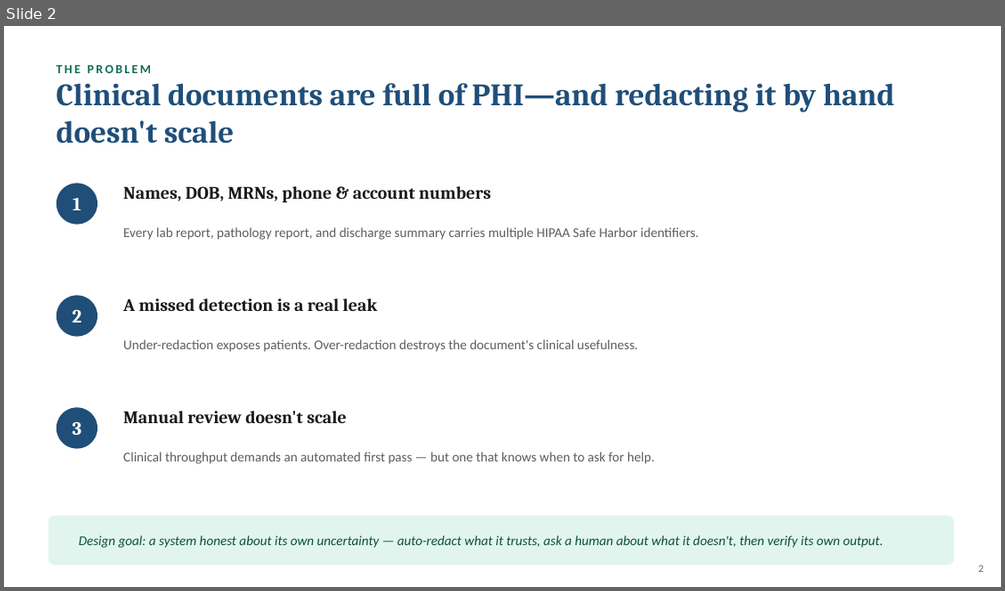
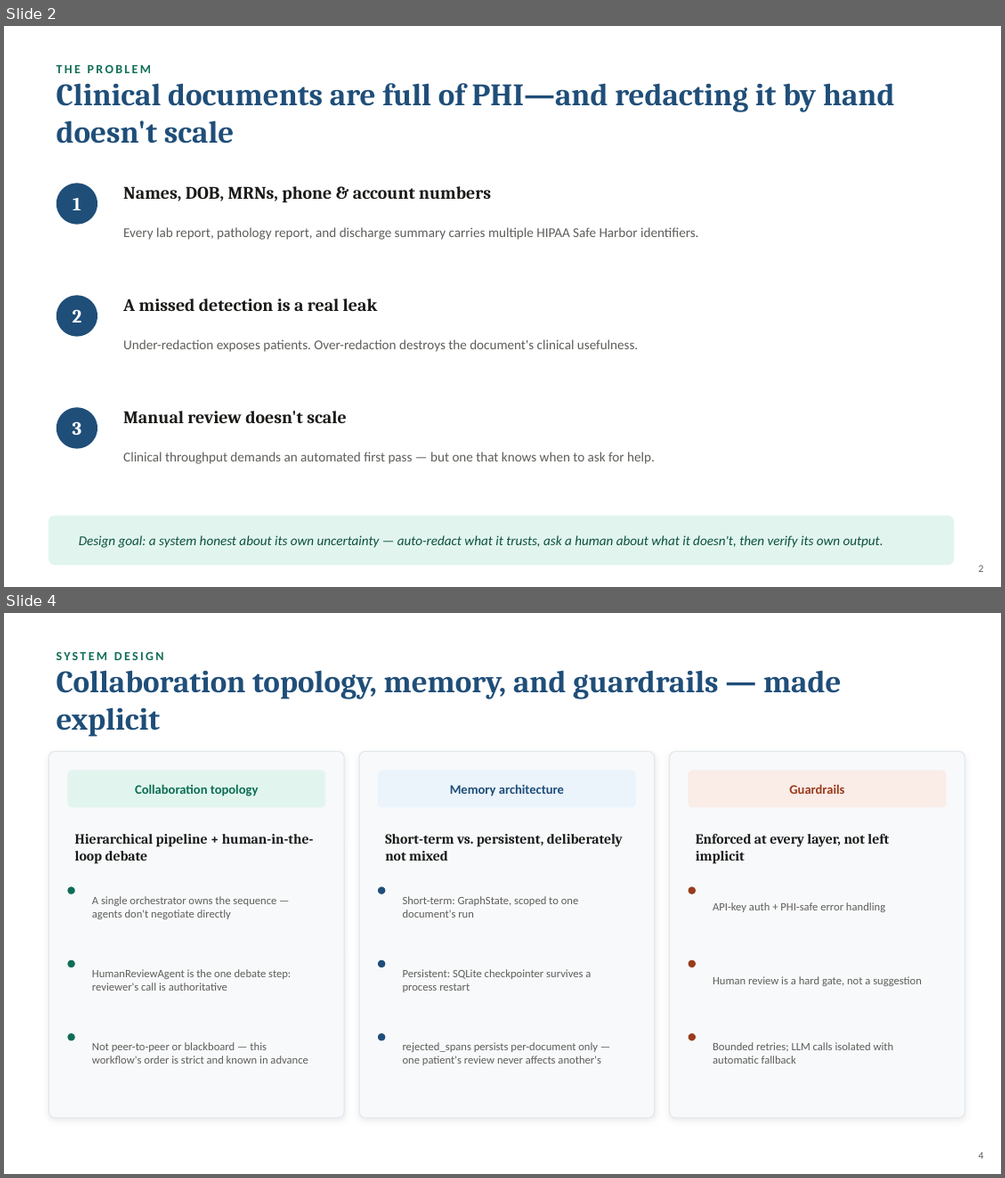
Before and after one commit to Ramya192/phi-deidentification, a slide deck: Capstone_Presentation.pptx. Shown one above the other, each under a label of ours: slide 2 before the commit, slides 2 and 4 after it; the slides between them are not shown. The pictures are 1005x591 and 1005x1178 pixels, drawn with LibreOffice and Linux fonts; fonts in the diff are those of the drawing. Boxes give left, top, right and bottom in pixels: in the first picture for what was removed or moved away, otherwise in the second. Text is boxed around its words. In the diff, an @@ line names an element or a change of style, - is before the commit and + after.

```diff
--- a/Capstone_Presentation.pptx
+++ b/Capstone_Presentation.pptx
@@ slide 4 added at bbox=[4, 613, 1001, 1174], background #FFFFFF @@
@@ text added at bbox=[57, 652, 164, 660], 12 pt, text #0F6E56, bold @@
+SYSTEM DESIGN
@@ text added at bbox=[57, 670, 841, 737], 30 pt, text #1F4E79, bold @@
+Collaboration topology, memory, and guardrails — made explicit
@@ rounded rectangle added at bbox=[48, 751, 344, 1118], fill #F7F9FB, outline #E3E8EC 1 pt @@
@@ rounded rectangle added at bbox=[67, 770, 325, 807], fill #E1F5EE @@
@@ rounded rectangle added at bbox=[359, 751, 655, 1118], fill #F7F9FB, outline #E3E8EC 1 pt @@
@@ rounded rectangle added at bbox=[378, 770, 636, 807], fill #EBF3FB @@
@@ rounded rectangle added at bbox=[670, 751, 965, 1118], fill #F7F9FB, outline #E3E8EC 1 pt @@
@@ rounded rectangle added at bbox=[688, 770, 947, 807], fill #FAECE7 @@
@@ text added at bbox=[135, 784, 259, 796], 12.5 pt, text #0F6E56, bold @@
+Collaboration topology
@@ text added at bbox=[450, 784, 564, 796], 12.5 pt, text #1F4E79, bold @@
+Memory architecture
@@ text added at bbox=[789, 784, 844, 794], 12.5 pt, text #993C1D, bold @@
+Guardrails
@@ text added at bbox=[75, 834, 314, 864], 13.5 pt, text #1A1A18, bold @@
+Hierarchical pipeline + human-in-the-loop debate
@@ text added at bbox=[385, 834, 623, 860], 13.5 pt, text #1A1A18, bold @@
+Short-term vs. persistent, deliberately not mixed
@@ text added at bbox=[696, 834, 889, 864], 13.5 pt, text #1A1A18, bold @@
+Enforced at every layer, not left implicit
@@ ellipse added at bbox=[67, 887, 75, 894], fill #0F6E56 @@
@@ text added at bbox=[92, 896, 276, 919], 10.8 pt, text #5F5E5A @@
+A single orchestrator owns the sequence — agents don't negotiate directly
@@ ellipse added at bbox=[378, 887, 386, 894], fill #1F4E79 @@
@@ text added at bbox=[403, 896, 579, 917], 10.8 pt, text #5F5E5A @@
+Short-term: GraphState, scoped to one document's run
@@ ellipse added at bbox=[688, 887, 696, 894], fill #993C1D @@
@@ text added at bbox=[712, 902, 885, 912], 10.8 pt, text #5F5E5A @@
+API-key auth + PHI-safe error handling
@@ ellipse added at bbox=[67, 960, 75, 967], fill #0F6E56 @@
@@ text added at bbox=[92, 969, 291, 990], 10.8 pt, text #5F5E5A @@
+HumanReviewAgent is the one debate step: reviewer's call is authoritative
@@ ellipse added at bbox=[378, 960, 386, 967], fill #1F4E79 @@
@@ text added at bbox=[403, 969, 591, 992], 10.8 pt, text #5F5E5A @@
+Persistent: SQLite checkpointer survives a process restart
@@ ellipse added at bbox=[688, 960, 696, 967], fill #993C1D @@
@@ text added at bbox=[712, 976, 922, 986], 10.8 pt, text #5F5E5A @@
+Human review is a hard gate, not a suggestion
@@ ellipse added at bbox=[67, 1033, 75, 1041], fill #0F6E56 @@
@@ ellipse added at bbox=[378, 1033, 386, 1041], fill #1F4E79 @@
@@ ellipse added at bbox=[688, 1033, 696, 1041], fill #993C1D @@
@@ text added at bbox=[92, 1042, 307, 1063], 10.8 pt, text #5F5E5A @@
+Not peer-to-peer or blackboard — this workflow's order is strict and known in advance
@@ text added at bbox=[403, 1042, 600, 1065], 10.8 pt, text #5F5E5A @@
+rejected_spans persists per-document only — one patient's review never affects another's
@@ text added at bbox=[712, 1042, 894, 1063], 10.8 pt, text #5F5E5A @@
+Bounded retries; LLM calls isolated with automatic fallback
@@ text added at bbox=[979, 1151, 984, 1159], 10 pt, text #5F5E5A @@
+4
```
Also in this commit, not shown: 10 slides changed, 6 other slides added, 46 other files.
